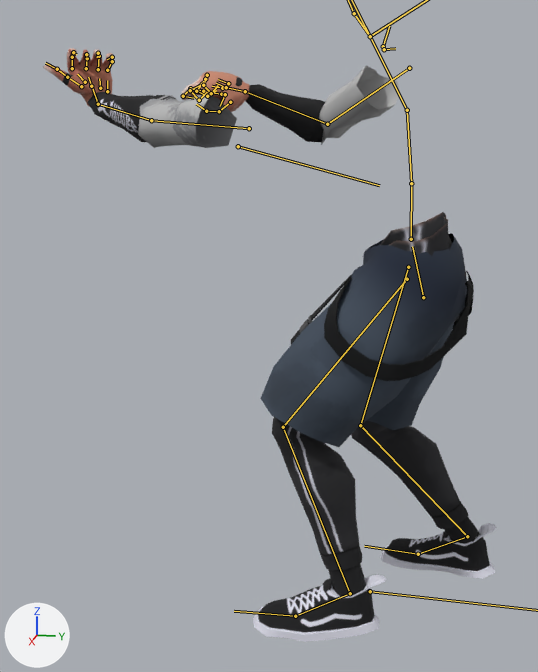
A saved change to the FBX model Assets/6v6Shooter/Animations/[03] GunSpecific Animations/[Sniper] Balista Vortex FPS animations/Balista Vortex Pickup Animations.fbx.
The view is the same before and after, from a camera (50 mm lens) standing at (1.86, 0.086, 1.181) and looking at (-0.068, -0.3, 0.7). Arrows for +X, +Y and +Z are at lower left; the lights stay in place. Both versions are drawn at frame 96 of the action 'AN_FPS_Balista_Pickup'; the numbers are the values there. The bones that bend it are drawn over the model as lines.

The first picture shows 'SM_MaleBody_FPS', 'SM_Outfit1_Male_FPS'.
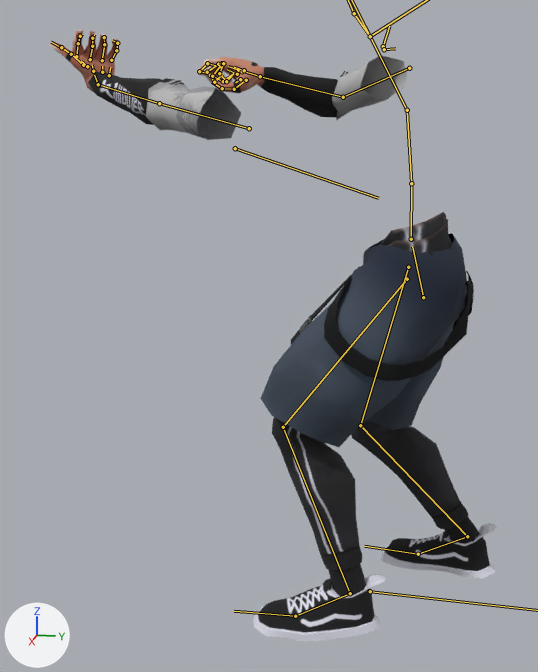
Commit message: [FIX] Reimported all balista anims

Boxes (x1, y1, x2, y2) around the edits, measured in the pictures (538 x 672 px):
'SM_MaleBody_FPS', posed
    before: (43, 48, 497, 642)
    after: (48, 30, 497, 642)
'SM_Outfit1_Male_FPS', posed
    before: (138, 65, 474, 447)
    after: (146, 56, 474, 447)
bone 'DEF-upper_arm.L', root to tip
    before: (249, 128) to (151, 120)
    after: (249, 128) to (159, 103)
bone 'DEF-forearm.L', root to tip
    before: (151, 120) to (98, 104)
    after: (159, 103) to (98, 84)
bone 'DEF-hand.L', root to tip
    before: (98, 104) to (92, 88)
    after: (98, 84) to (94, 75)
bone 'DEF-upper_arm.R', root to tip
    before: (409, 68) to (327, 124)
    after: (409, 68) to (343, 97)
bone 'DEF-forearm.R', root to tip
    before: (327, 124) to (245, 91)
    after: (343, 97) to (260, 76)
bone 'DEF-hand.R', root to tip
    before: (245, 91) to (224, 87)
    after: (260, 76) to (240, 70)

The edits, one by one:
Bone 'DEF-upper_arm.L' (bone_def_upper_arm_l) turns from (154, 9, 26) to (160, 8, 20) degrees about its own x, y and z.
Bone 'DEF-upper_arm.L' (bone_def_upper_arm_l) is rescaled from (1.0, 1.0, 1.0) to (0.99, 1.02, 0.99).
Bone 'DEF-forearm.L' (bone_def_forearm_l) turns from (4, -16, 2) to (-6, -13, 2) degrees about its own x, y and z.
Bone 'DEF-hand.L' (bone_def_hand_l) turns from (85, -67, -51) to (59, -60, -44) degrees about its own x, y and z.
Bone 'DEF-hand.L' (bone_def_hand_l) is rescaled from (1.0, 1.0, 1.0) to (1.0, 0.99, 1.01).
Bone 'DEF-upper_arm.R' (bone_def_upper_arm_r) turns from (72, -11, 24) to (74, 4, -1) degrees about its own x, y and z.
Bone 'DEF-forearm.R' (bone_def_forearm_r) turns from (70, -33, 4) to (76, -23, 3) degrees about its own x, y and z.
Bone 'DEF-hand.R' (bone_def_hand_r) turns from (28, -126, -31) to (-69, -71, 54) degrees about its own x, y and z.
